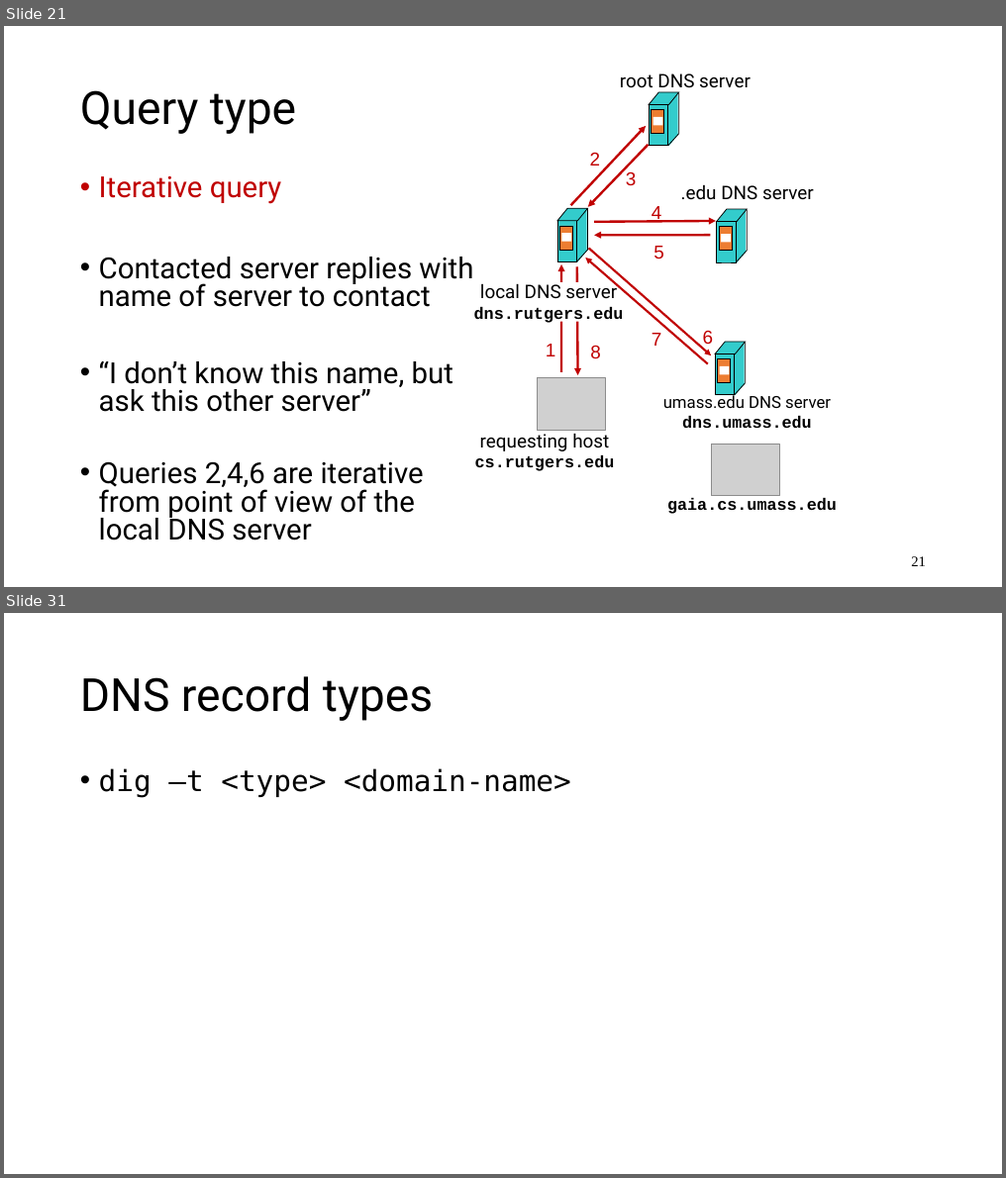
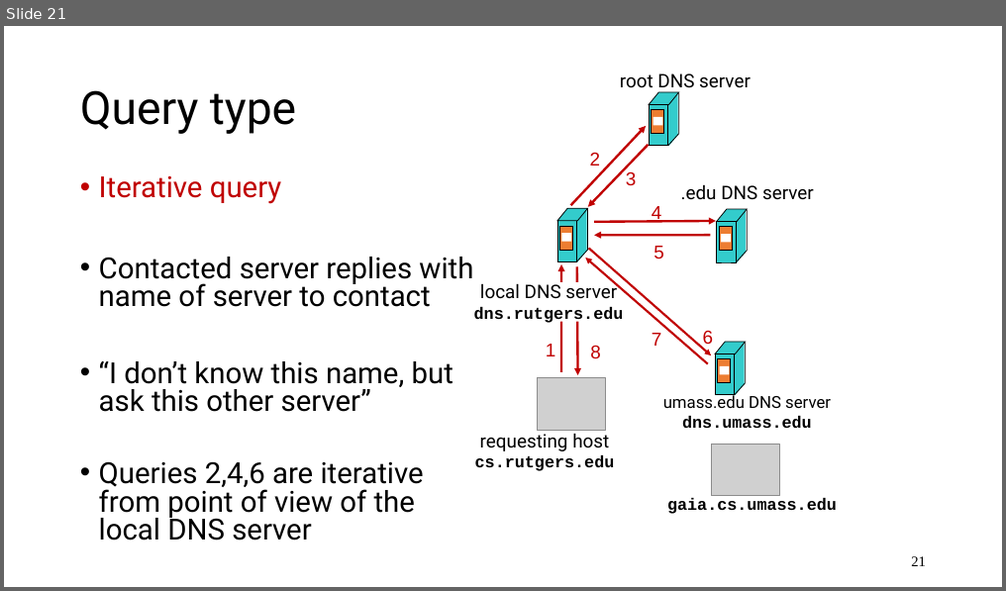
Before and after one commit to ngsrinivas/coursegen, a slide deck: ex/352-F24/staging/352-F24/lectures/04-app-dns.pptx. Shown one above the other, each under a label of ours: slides 21 and 31 before the commit, slide 21 after it; the slides between them are not shown. The pictures are 1006x1178 and 1006x591 pixels, drawn with LibreOffice and Linux fonts; fonts in the diff are those of the drawing; grey boxes stand for pictures. Boxes give left, top, right and bottom in pixels: in the first picture for what was removed or moved away, otherwise in the second. Text is boxed around its words. In the diff, an @@ line names an element or a change of style, - is before the commit and + after.

```diff
--- a/ex/352-F24/staging/352-F24/lectures/04-app-dns.pptx
+++ b/ex/352-F24/staging/352-F24/lectures/04-app-dns.pptx
@@ slide 31 removed at <box>4,613,1002,1174</box>, background #FFFFFF @@
@@ title removed at <box>80,676,433,721</box> @@
-DNS record types
@@ text removed at <box>99,768,571,797</box> @@
-• dig –t <type> <domain-name>
```
Also in this commit, not shown: 10 other slides removed, 4 other files.
